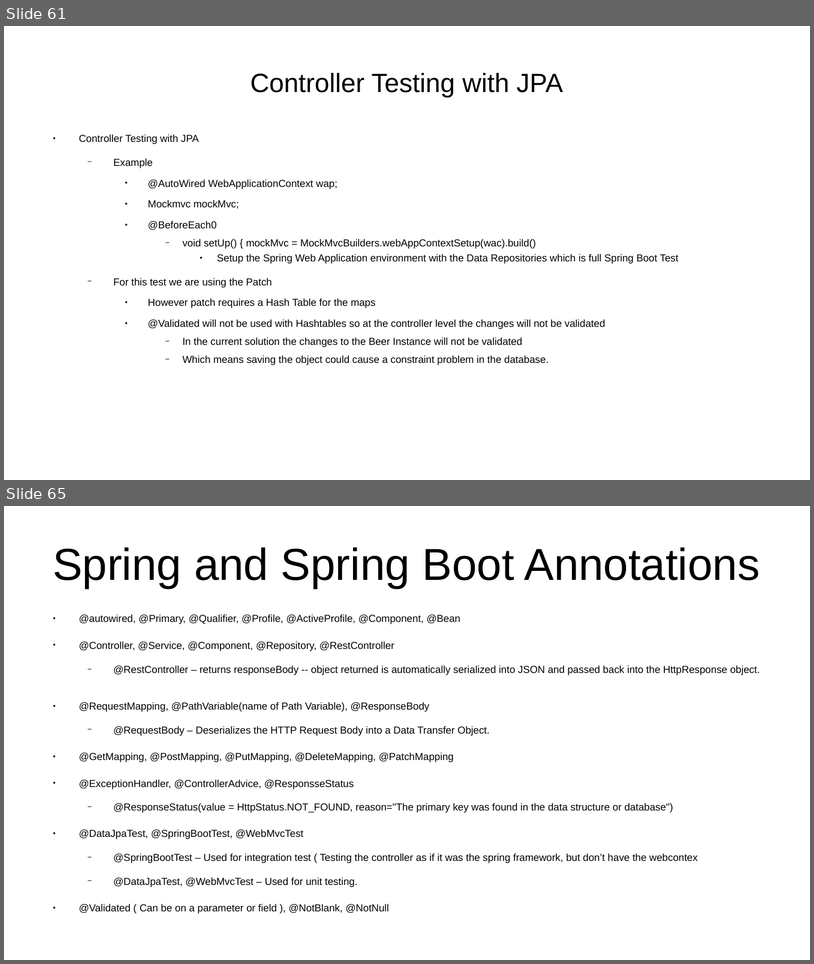
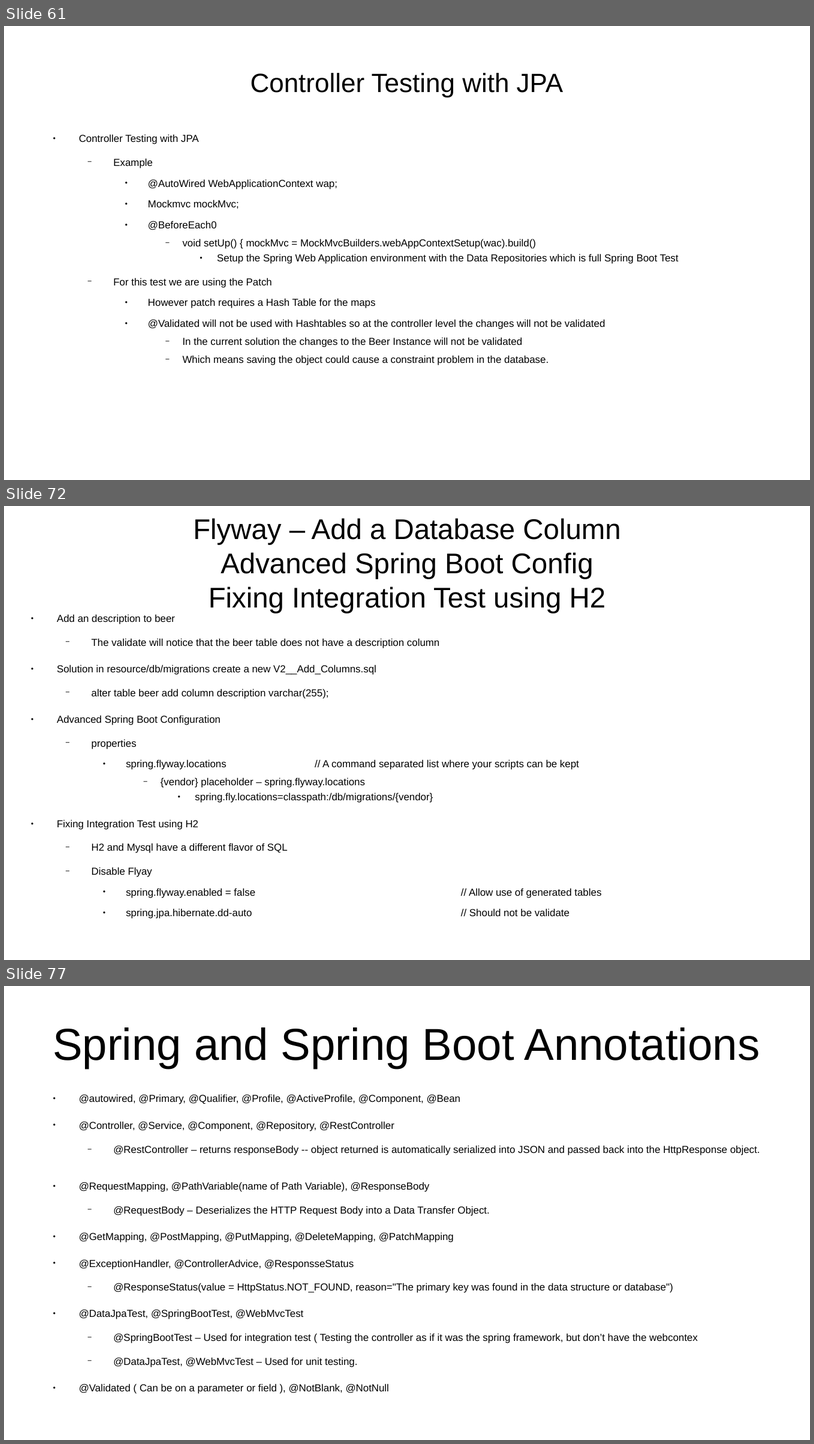
Before and after one commit to CharlesStockman/notesFromCourses, a slide deck: java/spring/Spring 6 - Zero to Hero.odp. Shown one above the other, each under a label of ours: slides 61 and 65 before the commit, slides 61, 72 and 77 after it; the slides between them are not shown. The pictures are 814x964 and 814x1444 pixels, drawn with LibreOffice and Linux fonts; fonts in the diff are those of the drawing. Boxes give left, top, right and bottom in pixels: in the first picture for what was removed or moved away, otherwise in the second. Text is boxed around its words. In the diff, an @@ line names an element or a change of style, - is before the commit and + after.

```diff
--- a/java/spring/Spring 6 - Zero to Hero.odp
+++ b/java/spring/Spring 6 - Zero to Hero.odp
@@ slide 72 added at [4, 506, 810, 960], background #FFFFFF @@
@@ title added at [193, 518, 621, 613], 28 pt, text #000000 @@
+Flyway – Add a Database Column
+Advanced Spring Boot Config
+Fixing Integration Test using H2
@@ text added at [57, 614, 602, 918], 10 pt, text #000000 @@
+● Add an description to beer
+  − The validate will notice that the beer table does not have a description column
+● Solution in resource/db/migrations create a new V2__Add_Columns.sql
+  − alter table beer add column description varchar(255);
+● Advanced Spring Boot Configuration
+  − properties
+    ● spring.flyway.locations // A command separated list where your scripts can be kept
+      − {vendor} placeholder – spring.flyway.locations
+        ● spring.fly.locations=classpath:/db/migrations/{vendor}
+● Fixing Integration Test using H2
+  − H2 and Mysql have a different flavor of SQL
+  − Disable Flyay
+    ● spring.flyway.enabled = false // Allow use of generated tables
+    ● spring.jpa.hibernate.dd-auto // Should not be validate
@@ what was slide 65 is now slide 77 @@
```
Also in this commit, not shown: 2 slides changed, 12 other slides added, 1 slide removed, 6 other files.
